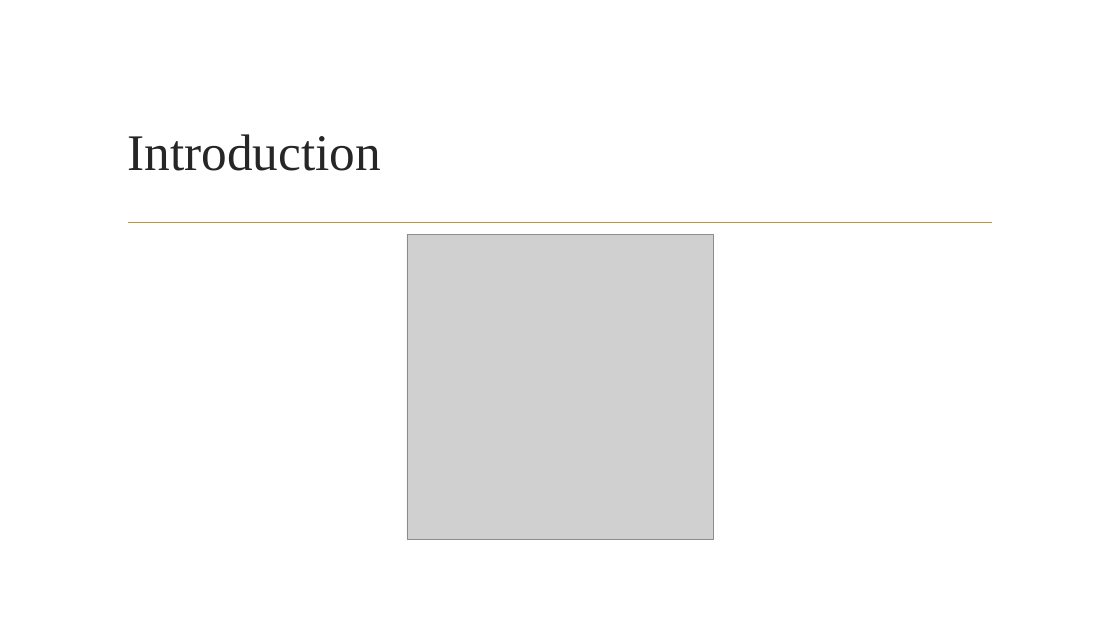
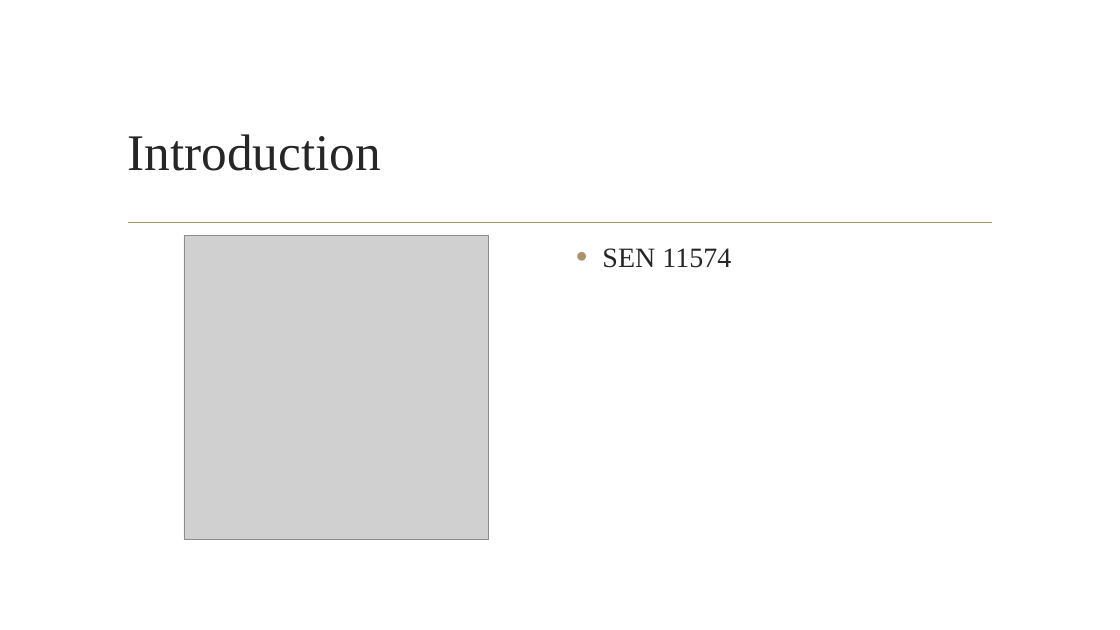
Before and after one commit to qu0cquyen/Automotive_UI, a slide deck: slide 2 of documentation/Automotive_UI_Presentation.pptx. Drawn at 1120x630 pixels with LibreOffice and Linux fonts; fonts in the diff are those of the drawing; grey boxes stand for pictures; background and template pictures are left out. Boxes give left, top, right and bottom in pixels: in the first picture for what was removed or moved away, otherwise in the second. Text is boxed around its words. In the diff, an @@ line names an element or a change of style, - is before the commit and + after.

```diff
--- a/documentation/Automotive_UI_Presentation.pptx
+++ b/documentation/Automotive_UI_Presentation.pptx
@@ picture added at [184,235,488,539] @@
@@ picture removed at [408,235,713,540] @@
@@ text added at [602,248,731,268], 24 pt, text #262626 @@
+• SEN 11574
```
Also in this commit, not shown: 2 other slides changed, 1 other file.
